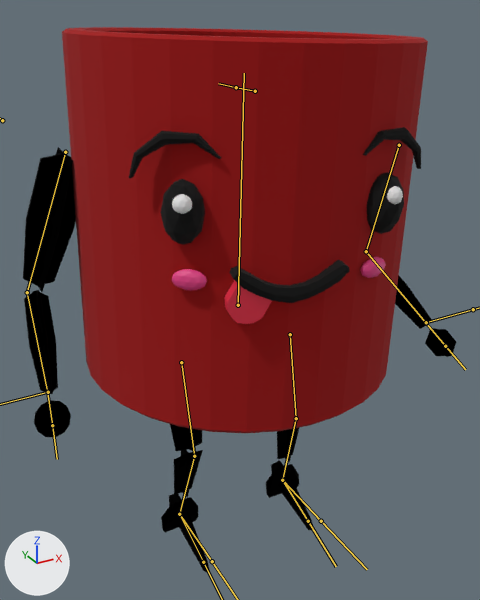
A saved change to the FBX model Dark Fuel/Assets/Models/dark-fuel.fbx.
Rendered twice from a 50 mm lens placed at (-1.93, -3.52, 3.54), pointed at (0.13, 0.21, 1.68). Every picture has the same lights, and +X, +Y and +Z are marked at lower left. Both versions are drawn at frame 159 of the action 'Armature|Idle'; the numbers are the values there. The bones that bend it are drawn over the model as lines.
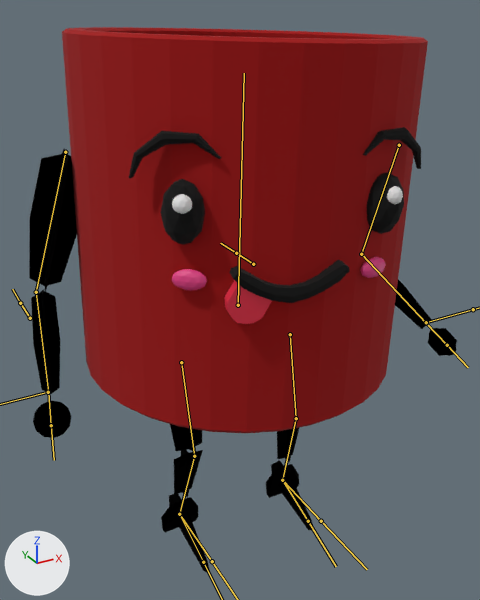
What changed in the scene script:
```text
Change bone_l_arm_upper:
    where bone_l_arm_upper = bpy.data.objects['Armature'].pose.bones['L_arm_upper']  # child of 'Body'
    bone_l_arm_upper.rotation_quaternion: (0.789, -0.587, -0.158, 0.088) -> (0.783, -0.616, -0.087, 0.016)  # degrees (-75, -8, 19) -> degrees (-77, -7, 8)
Change bone_r_arm_upper:
    where bone_r_arm_upper = bpy.data.objects['Armature'].pose.bones['R_arm_upper']  # child of 'Body'
    bone_r_arm_upper.rotation_quaternion: (0.526, -0.35, -0.462, 0.622) -> (0.479, -0.335, -0.483, 0.651)  # degrees (-71, -3, 102) -> degrees (-72, -2, 108)
```

Pixel boxes [x1, y1, x2, y2] of what changed, in the pictures (480 x 600 px):
'Cube.008', posed: before [23, 153, 76, 286]; after [29, 153, 77, 286]
'Cube.009', posed: before [24, 280, 427, 394]; after [31, 282, 428, 394]
'Cube.006', posed: before [38, 147, 73, 292]; after [44, 149, 68, 292]
'Cube.007', posed: before [32, 276, 432, 394]; after [41, 280, 432, 394]
'Sphere.001', posed: before [34, 328, 454, 437]; after [33, 328, 457, 438]
'Sphere', posed: before [50, 329, 456, 437]; after [51, 328, 457, 436]
bone 'L_arm_upper', root to tip: before (65, 152) to (27, 292); after (65, 152) to (36, 292)
bone 'R_arm_upper', root to tip: before (399, 145) to (366, 251); after (399, 145) to (361, 254)
